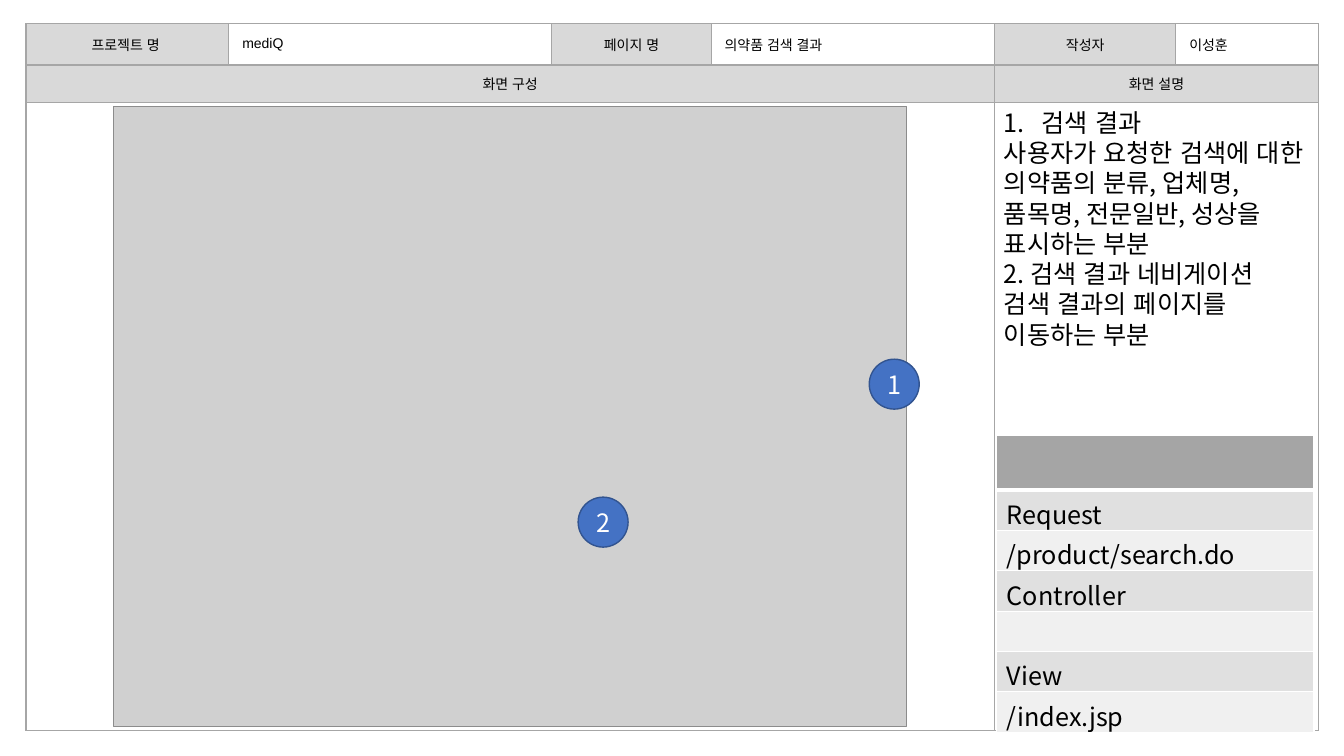
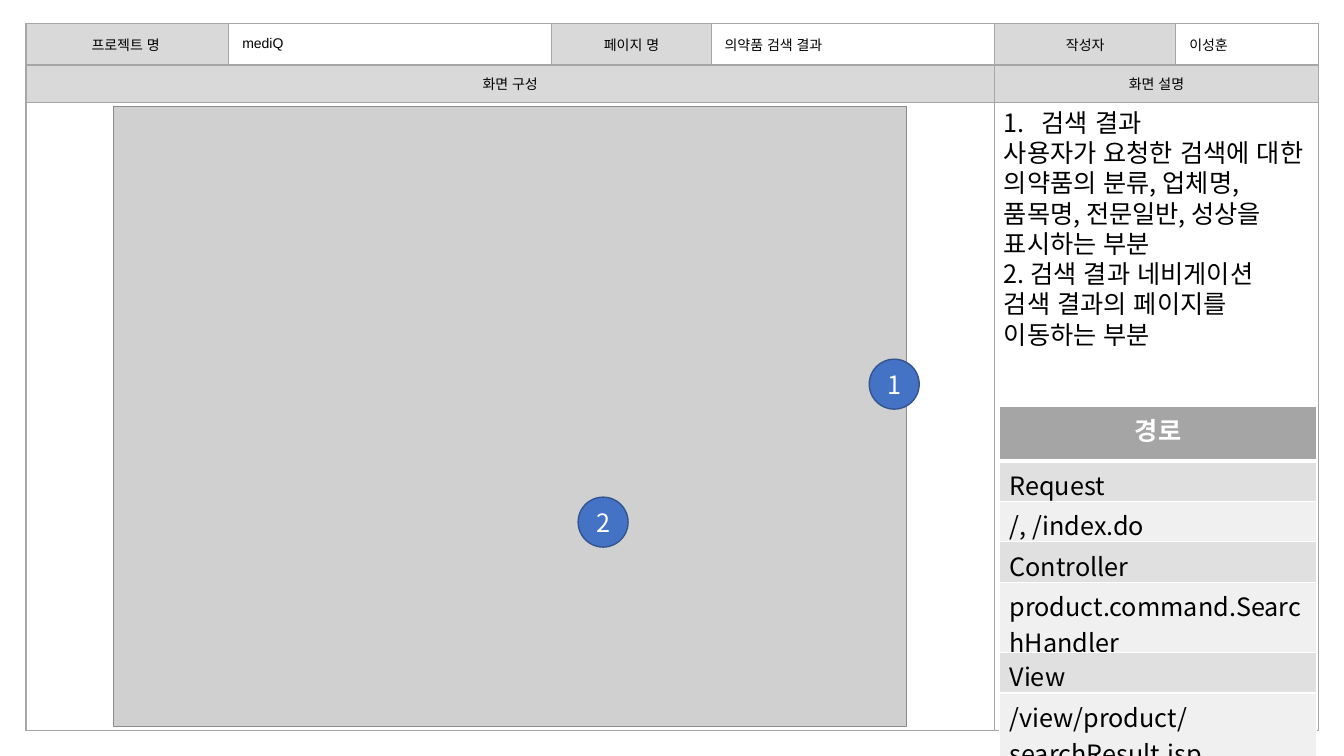
Before and after one commit to burnyst/mediQ, a slide deck: slide 2 of doc/0빅데이터분석프로젝트(공용)/[06] 스토리보드.pptx. Drawn at 1344x756 pixels with LibreOffice and Linux fonts; fonts in the diff are those of the drawing; grey boxes stand for pictures. Boxes give left, top, right and bottom in pixels: in the first picture for what was removed or moved away, otherwise in the second. Text is boxed around its words. In the diff, an @@ line names an element or a change of style, - is before the commit and + after.

```diff
--- a/doc/0빅데이터분석프로젝트(공용)/[06] 스토리보드.pptx
+++ b/doc/0빅데이터분석프로젝트(공용)/[06] 스토리보드.pptx
@@ table at [1000,406,1318,756] @@
-row 1, column 1: 
+row 1, column 1: 경로
-row 3, column 1: /product/search.do
+row 3, column 1: /, /index.do
-row 5, column 1: 
+row 5, column 1: product.command.SearchHandler
-row 7, column 1: /index.jsp
+row 7, column 1: /view/product/searchResult.jsp
@@ table: place and size @@
-table at [997,436,1315,736]
+table at [1000,406,1318,756]
```
Also in this commit, not shown: 24 other slides changed, 1 other file.
